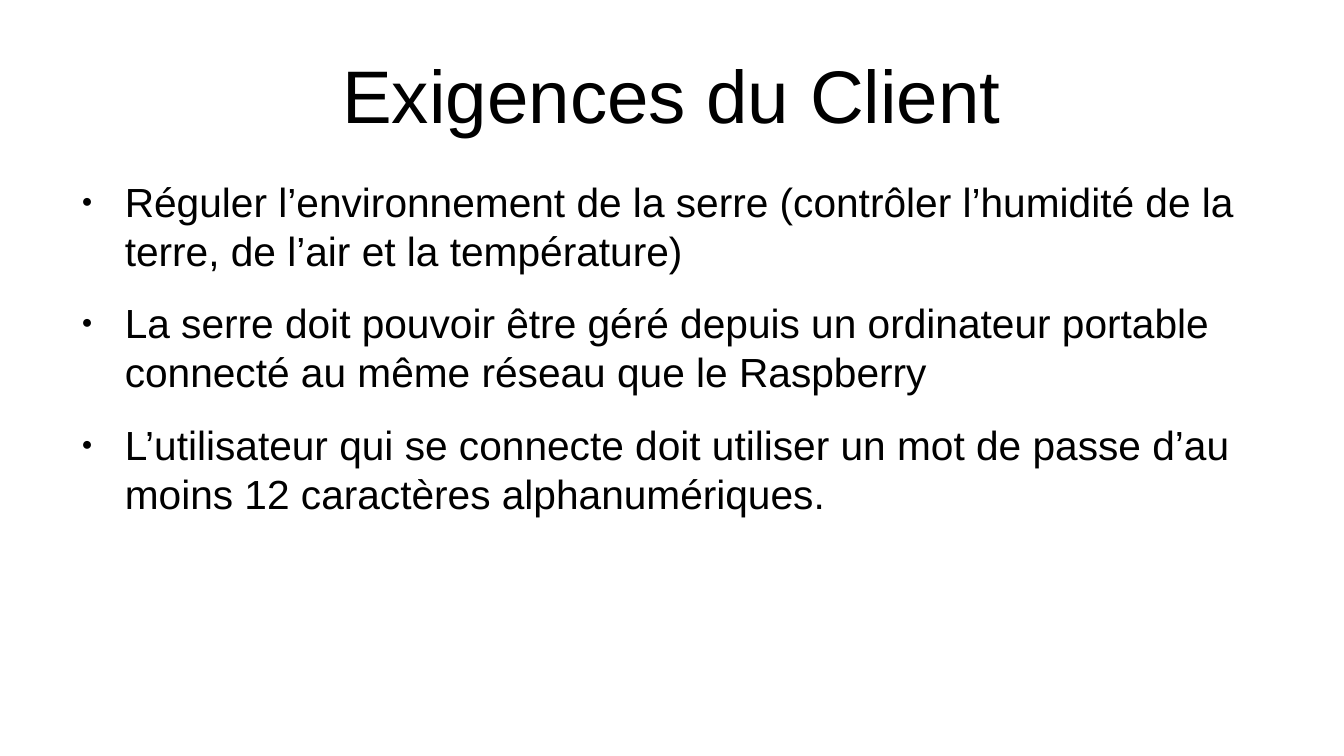
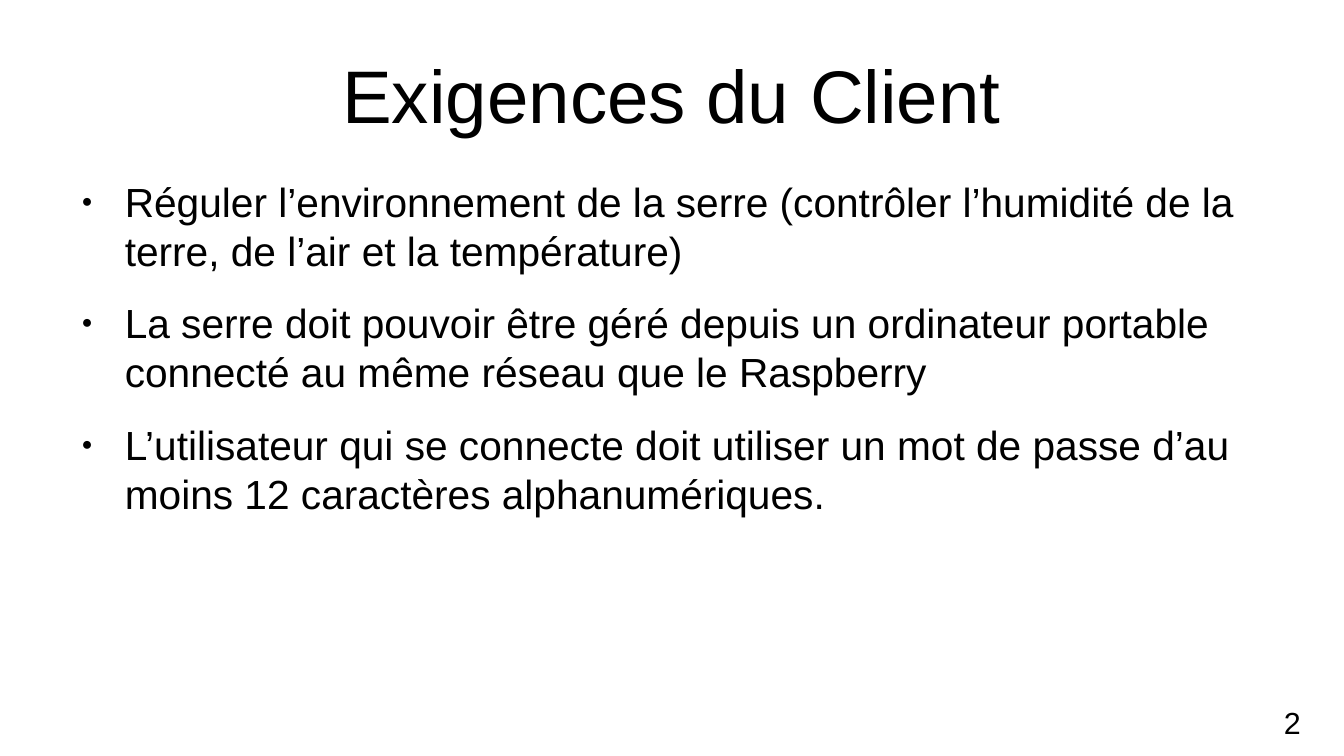
Before and after one commit to RaphaelTep/Projet-Serre, a slide deck: slide 2 of Presentation_Projet_Serre.odp. Drawn at 1344x756 pixels with LibreOffice and Linux fonts; fonts in the diff are those of the drawing. Boxes give left, top, right and bottom in pixels: in the first picture for what was removed or moved away, otherwise in the second. Text is boxed around its words. In the diff, an @@ line names an element or a change of style, - is before the commit and + after.

```diff
--- a/Presentation_Projet_Serre.odp
+++ b/Presentation_Projet_Serre.odp
@@ text added at box(1284, 712, 1301, 734), 18 pt, text #000000 @@
+2
```
Also in this commit, not shown: 4 other slides changed, 1 slide added, 1 slide removed.
